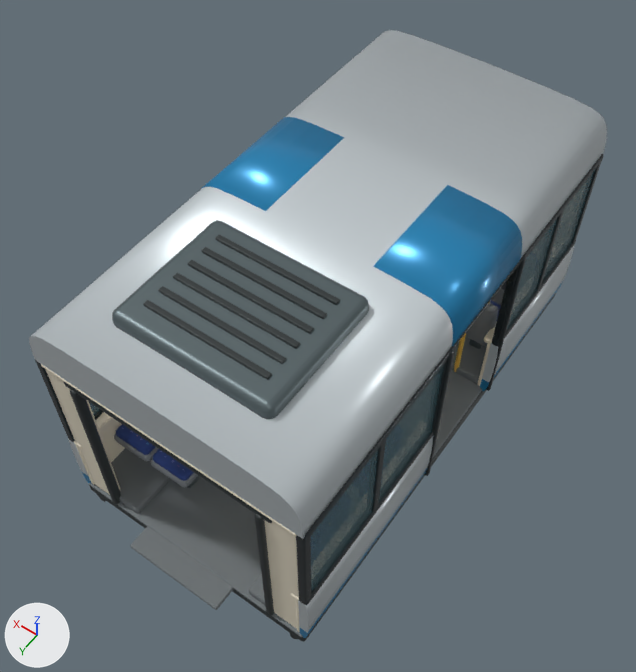
An edit to the Blender file source_blender/TramSaloon.blend, drawn before and after from the same camera.
Rendered twice from a 50 mm camera at (-2.63, 4.07, 7.33) aimed at (0.1, 0.25, 1.32). Arrows for +X, +Y and +Z are at lower left; the lights stay in place. The older version comes first.

Names of what the first picture shows: 'Axle bearing', 'Blue lower valance', 'Bonded window seal', 'Ceiling bracket', 'Ceiling lamp surround', 'Continuous non-slip aisle', 'Headliner', 'Passenger window', 'Passenger window.001', 'Passenger window.004', 'Passenger window.005', 'Pearl side pressing' and 3 more.
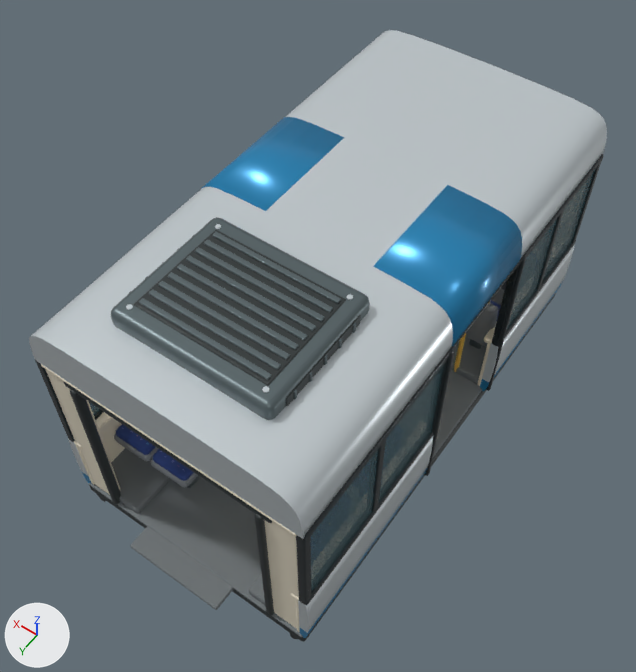
Commit message: Model detailed tram roof ventilation housings

Pixel boxes [x1, y1, x2, y2] of what changed, in the pictures (636 x 672 px; the box of a moved part takes in the faces that stretch with it):
'Ceiling bracket', reshaped
    before: [112, 220, 483, 488]
    after: [111, 217, 483, 488]
'Axle bearing', reshaped
    before: [63, 235, 555, 642]
    after: [63, 230, 555, 642]
part 1 of me_pearl_side_pressing, added
    after: [347, 294, 353, 300]
part 2 of me_pearl_side_pressing, added
    after: [262, 386, 269, 393]
part 3 of me_pearl_side_pressing, added
    after: [215, 224, 221, 229]
part 4 of me_pearl_side_pressing, added
    after: [126, 304, 133, 310]
part 5 of me_cylinder_037, added
    after: [353, 323, 356, 333]
part 6 of me_cylinder_037, added
    after: [339, 338, 342, 349]
part 7 of me_cylinder_037, added
    after: [324, 355, 327, 365]
part 8 of me_cylinder_037, added
    after: [309, 372, 313, 382]
part 9 of me_cylinder_037, added
    after: [294, 389, 297, 399]
part 10 of me_cylinder_037, built on
    before: [112, 220, 369, 420]
    after: [111, 217, 370, 420]
part 11 of me_cylinder_087, deleted
    before: [158, 286, 286, 364]
part 12 of me_cylinder_087, deleted
    before: [143, 300, 272, 380]
part 13 of me_cylinder_087, moved or reshaped
    before: [173, 235, 340, 348]
    after: [135, 230, 361, 405]

The change, as a diff of the scene's bpy script:
```diff
--- a/source_blender/TramSaloon.blend.py
+++ b/source_blender/TramSaloon.blend.py
@@ me_pearl_side_pressing @@
 # used by ob_pearl_side_pressing; parent = ob_low_floor_tram_saloon; location = (0.0, 0.0, 0.0)
-me_pearl_side_pressing.from_pydata(...)  # 98 vertices, 59 faces; spans x -1.2..1.2, y -2.2..2.2, z 0.65..2.7
+me_pearl_side_pressing.from_pydata(...)  # 514 vertices, 435 faces; spans x -1.2..1.2, y -2.2..2.2, z 0.65..2.84
+# me_pearl_side_pressing part 1: a new loose piece of 104 vertices spanning x -0.59..-0.55, y 0.8..0.84, z 2.83..2.84, in mat_pearl_grey_enamel (light grey #d0d8dd)
+# me_pearl_side_pressing part 2: a new loose piece of 104 vertices spanning x -0.59..-0.55, y 1.72..1.76, z 2.83..2.84, in mat_pearl_grey_enamel (light grey #d0d8dd)
+# me_pearl_side_pressing part 3: a new loose piece of 104 vertices spanning x 0.55..0.59, y 0.8..0.84, z 2.83..2.84, in mat_pearl_grey_enamel (light grey #d0d8dd)
+# me_pearl_side_pressing part 4: a new loose piece of 104 vertices spanning x 0.55..0.59, y 1.72..1.76, z 2.83..2.84, in mat_pearl_grey_enamel (light grey #d0d8dd)
 me_pearl_side_pressing.materials.append(mat_pearl_grey_enamel)
@@ me_cylinder_037 @@
 # used by ob_ceiling_bracket; parent = ob_low_floor_tram_saloon; location = (-0.51, -1.84, 2.16); rotation_euler = (0.0, 0.0, -3.142), in degrees (0, 0, -180)
-me_cylinder_037.from_pydata(...)  # 2400 vertices, 2258 faces; spans x -1.46..0.42, y -3.69..0.03, z -2.14..0.65
+me_cylinder_037.from_pydata(...)  # 4224 vertices, 4120 faces; spans x -1.46..0.42, y -3.69..0.03, z -2.14..0.69
+# me_cylinder_037 part 5: the loose piece of 96 vertices spanning x 0.28..0.41, y -3.58..-3.41, z -1.67..-1.29 is copied, and the copy is scaled about its middle by (0.115, 0.145, 0.231), then moved by (-0.16, 0.7, 2.05); it spans x 0.18..0.19, y -2.8..-2.78, z 0.53..0.62
+# me_cylinder_037 part 6: the loose piece of 96 vertices spanning x 0.28..0.41, y -3.58..-3.41, z -1.67..-1.29 is copied, and the copy is scaled about its middle by (0.115, 0.145, 0.231), then moved by (-0.16, 0.54, 2.05); it spans x 0.18..0.19, y -2.97..-2.94, z 0.53..0.62
+# me_cylinder_037 part 7: the loose piece of 96 vertices spanning x 0.28..0.41, y -3.58..-3.41, z -1.67..-1.29 is copied, and the copy is scaled about its middle by (0.115, 0.145, 0.231), then moved by (-0.16, 0.37, 2.05); it spans x 0.18..0.19, y -3.13..-3.11, z 0.53..0.62
+# me_cylinder_037 part 8: the loose piece of 96 vertices spanning x 0.28..0.41, y -3.58..-3.41, z -1.67..-1.29 is copied, and the copy is scaled about its middle by (0.115, 0.145, 0.231), then moved by (-0.16, 0.21, 2.05); it spans x 0.18..0.19, y -3.3..-3.27, z 0.53..0.62
+# me_cylinder_037 part 9: the loose piece of 96 vertices spanning x 0.28..0.41, y -3.58..-3.41, z -1.67..-1.29 is copied, and the copy is scaled about its middle by (0.115, 0.145, 0.231), then moved by (-0.16, 0.04, 2.05); it spans x 0.18..0.19, y -3.46..-3.44, z 0.53..0.62
+# me_cylinder_037 part 10: 88 vertices moved from x -1.2..0.17, y -3.69..-2.55, z 0.47..0.65 to x -1.2..0.17, y -3.69..-2.55, z 0.48..0.67; 864 vertices added at x -1.05..0.03, y -3.52..-2.72, z 0.68..0.69
+# other edits to the shape of me_cylinder_037 do not show in these pictures
 me_cylinder_037.materials.append(mat_cast_steel)
@@ me_cylinder_087 @@
 # used by ob_axle_bearing; parent = ob_low_floor_tram_saloon; location = (-0.86, -0.91, 0.29); rotation_euler = (0.0, 1.571, 0.0), in degrees (0, 90, 0)
-me_cylinder_087.from_pydata(...)  # 2456 vertices, 2330 faces; spans x -2.54..0.13, y -1.31..3.13, z -0.3..2.03
+me_cylinder_087.from_pydata(...)  # 2264 vertices, 2134 faces; spans x -2.55..0.13, y -1.31..3.13, z -0.3..2.03
+# me_cylinder_087 part 11: the loose piece of 96 vertices spanning x -2.54..-2.51, y 2.38..2.42, z 0.33..1.38 is deleted
+# me_cylinder_087 part 12: the loose piece of 96 vertices spanning x -2.54..-2.51, y 2.53..2.57, z 0.33..1.38 is deleted
+# me_cylinder_087 part 13: 288 vertices moved from x -2.54..-2.51, y 1.78..2.27, z 0.33..1.38 to x -2.55..-2.33, y 1.64..2.74, z 0.17..1.55; 96 vertices removed from x -2.54..-2.51, y 2.08..2.27, z 0.33..1.38; 96 vertices added at x -2.49..-2.4, y 1.78..2.61, z 0.17..1.55
 me_cylinder_087.materials.append(mat_rubber_and_underfloor_panels)
```
